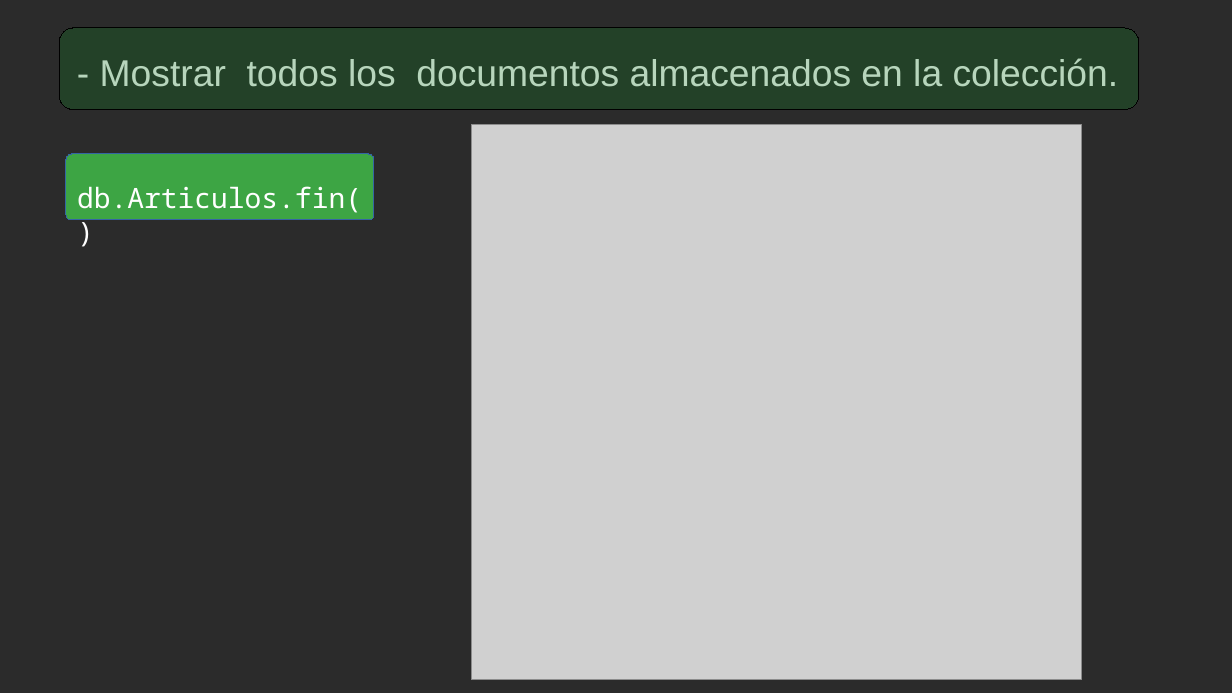
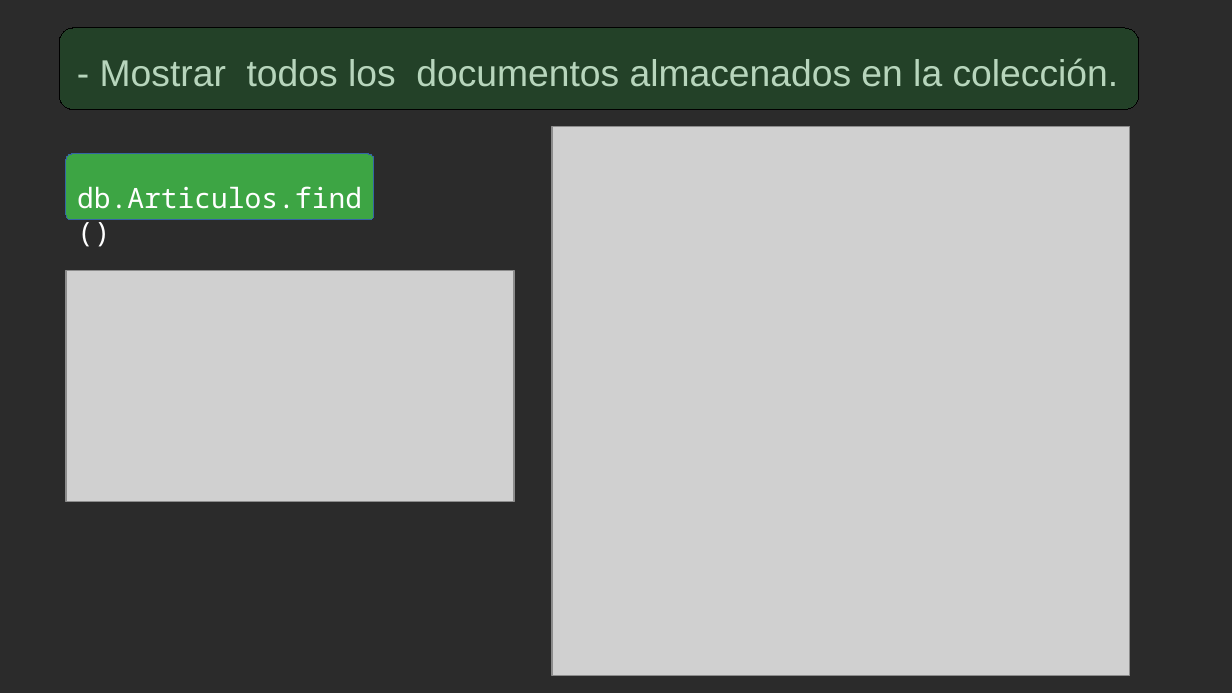
Before and after one commit to gineeesss/BBDD, a slide deck: slide 12 of 3 Trimestre/mongoDb/Ginés_bbddNoSQL.odp. Drawn at 1232x693 pixels with LibreOffice and Linux fonts; fonts in the diff are those of the drawing; grey boxes stand for pictures; background and template pictures are left out; a plain dark background stands for a picture behind light text. Boxes give left, top, right and bottom in pixels: in the first picture for what was removed or moved away, otherwise in the second. Text is boxed around its words. In the diff, an @@ line names an element or a change of style, - is before the commit and + after.

```diff
--- a/3 Trimestre/mongoDb/Ginés_bbddNoSQL.odp
+++ b/3 Trimestre/mongoDb/Ginés_bbddNoSQL.odp
@@ picture resized from (x1=472, y1=124, x2=1082, y2=680) to (x1=552, y1=126, x2=1130, y2=676) @@
@@ text at (x1=77, y1=186, x2=362, y2=209): text changed @@
-db.Articulos.fin()
+db.Articulos.find()
@@ picture added at (x1=66, y1=271, x2=514, y2=502) @@
```
Also in this commit, not shown: 4 other slides changed, 1 slide added, 1 slide removed, 1 other file.
